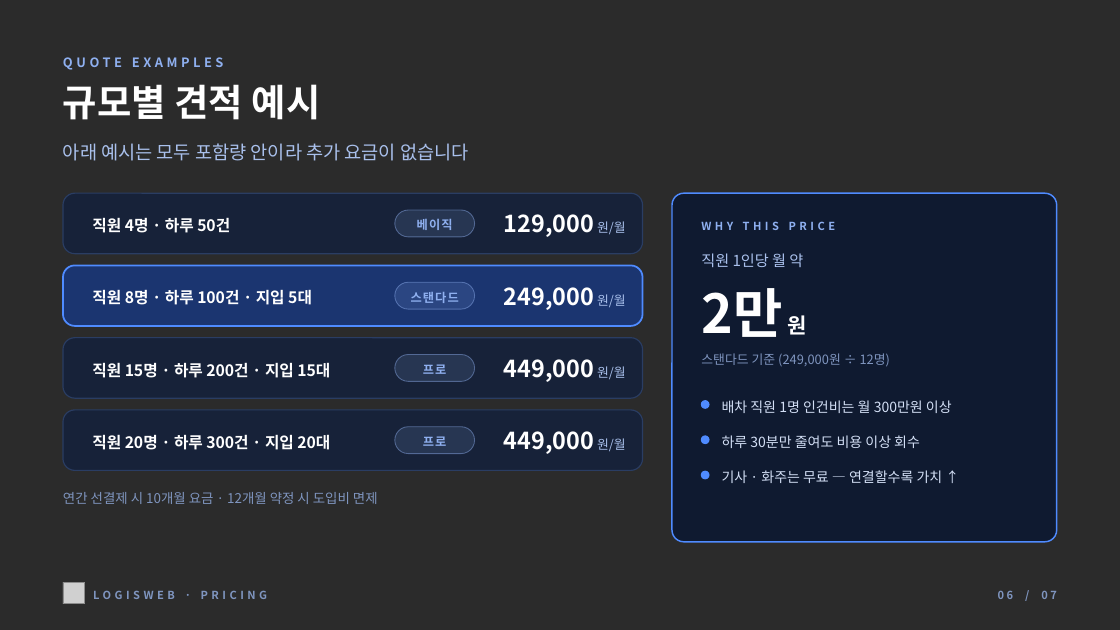
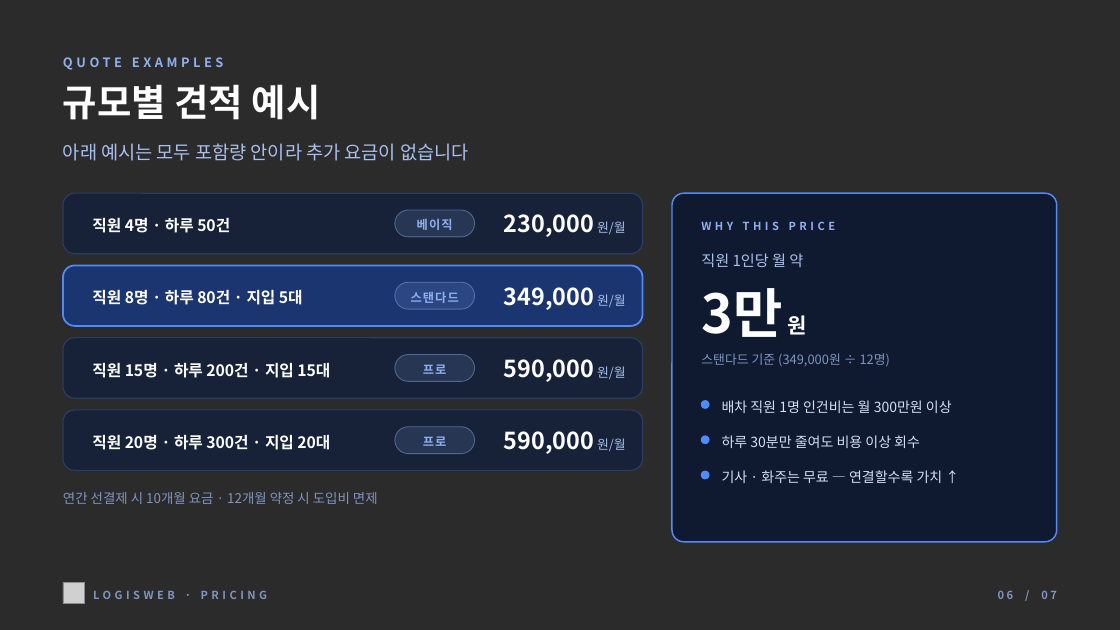
Before and after one commit to sungwoo0923/dispatch-app2, a slide deck: slide 6 of docs/ppt/로지스웹_요금안내_2026-11.pptx. Drawn at 1120x630 pixels with LibreOffice and Linux fonts; fonts in the diff are those of the drawing; grey boxes stand for pictures; background and template pictures are left out; a plain dark background stands for a picture behind light text. Boxes give left, top, right and bottom in pixels: in the first picture for what was removed or moved away, otherwise in the second. Text is boxed around its words. In the diff, an @@ line names an element or a change of style, - is before the commit and + after.

```diff
--- a/docs/ppt/로지스웹_요금안내_2026-11.pptx
+++ b/docs/ppt/로지스웹_요금안내_2026-11.pptx
@@ text at <box>504,214,626,237</box>: text changed @@
-129,000 원/월
+230,000 원/월
@@ text at <box>92,289,303,305</box>: text changed @@
-직원 8명 · 하루 100건 · 지입 5대
+직원 8명 · 하루 80건 · 지입 5대
@@ text at <box>504,287,626,310</box>: text changed @@
-249,000 원/월
+349,000 원/월
@@ text at <box>701,288,806,337</box>: text changed @@
-2만 원
+3만 원
@@ text at <box>504,359,626,382</box>: text changed @@
-449,000 원/월
+590,000 원/월
@@ text at <box>701,353,891,367</box>: text changed @@
-스탠다드 기준 (249,000원 ÷ 12명)
+스탠다드 기준 (349,000원 ÷ 12명)
@@ text at <box>504,431,626,454</box>: text changed @@
-449,000 원/월
+590,000 원/월
```
Also in this commit, not shown: 4 other slides changed, 6 other files.
